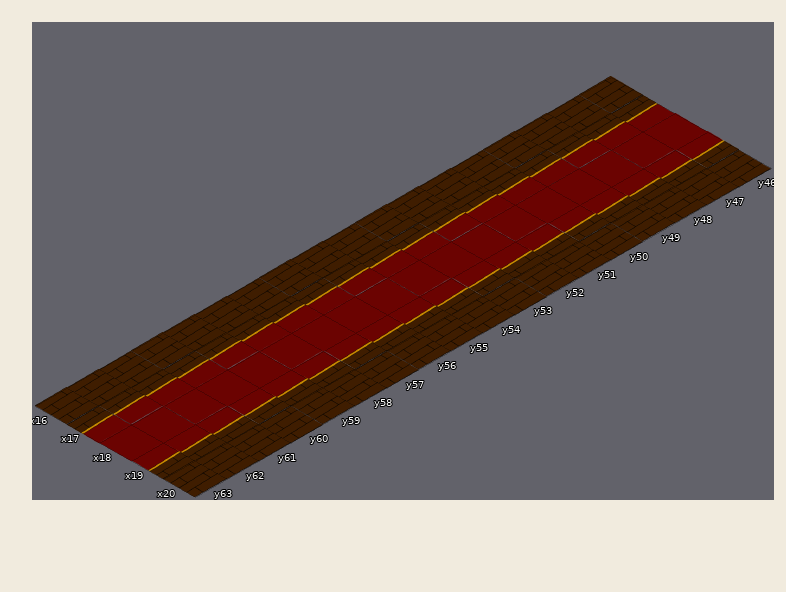
Tiled map, stored at assets/tiledscene/testmap2.tmx. That is the earlier state.
Cells are 182x104 px. Isometric: x runs down to the right, y down to the left. Shown: x 16..20, y 46..63.
The same view after the edit:
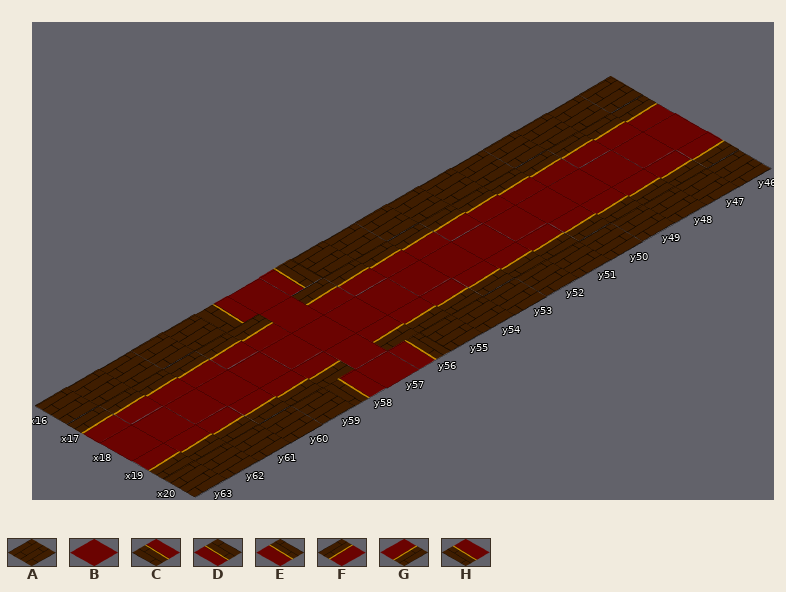
Key: from "floor": A 0 flipped left-right, B 1, C 2, D 2 turned 180, E 3, F 3 flipped left-right, G 3 flipped up-down, H 3 turned 180.
_ is an empty cell.
What changed:
Layer "floor":
y 56: x 16 A -> D; x 20 A -> E
y 57: x 16..17 AF -> BB; x 19..20 GA -> BB
y 58: x 16 A -> C; x 20 A -> H
Boxes around the changes in both pictures, in picture pixels (x1, y1, x2, y2):
changed: (196, 259, 450, 406)
